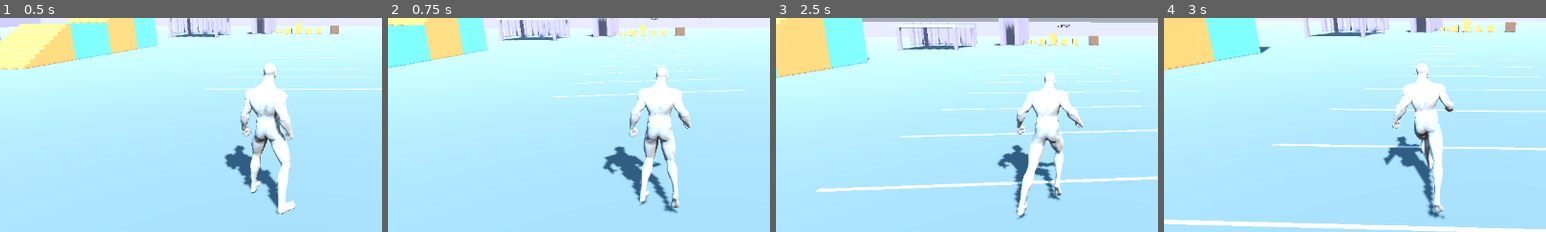
Above: before the commit, frames 1-4 (left to right).
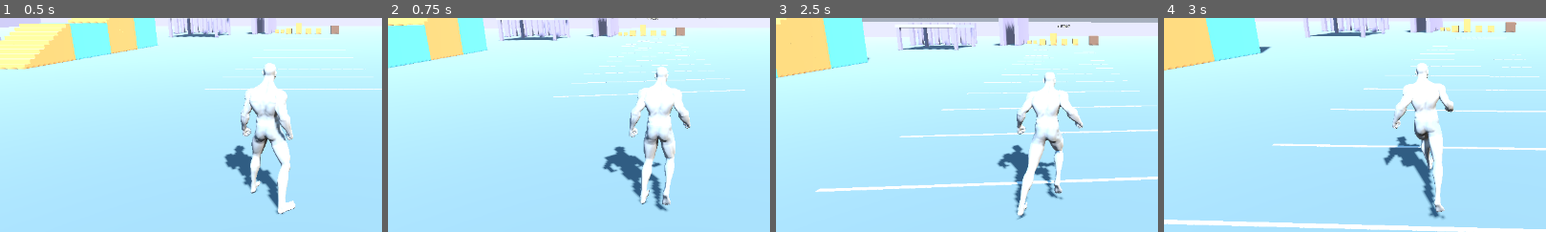
Above: after the commit, the same moments.

Repository: jamesbot2/godot-third-person-demo
Game: Godot game, scene res://scenes/main.tscn
Two runs of this game, one before a commit and one after it. Both use one fixed random seed, a clock stepped at 60 frames per second and the inputs below.
Inputs (mouse positions are % of the whole screen's width and height, from its top left):
- Up to frame 1 (0.5 s): no input
- Up to frame 2 (0.75 s): move the mouse to (55, 49) at 0.52 s; hold W (move_forward) from 0.53 s (still down); hold Right mouse button (aim) from 0.53 s (still down); click (55, 49) at 0.67 s
- Up to frame 3 (2.5 s): keep holding W (move_forward); tap Space (jump) at 0.77, 1.07, 1.52, 1.82 s; tap V (roll) at 0.8, 1.35 s; move the mouse to (45, 50) at 1.27 s; release Right mouse button (aim) at 1.28 s; tap Shift (sprint) at 1.55 s; move the mouse to (52, 48) at 2.02 s; hold Shift (sprint) from 2.03 s (still down); tap Caps Lock (walk_toggle) at 2.3 s
- Up to frame 4 (3 s): keep holding W (move_forward); move the mouse to (49, 51) at 2.77 s; release Shift (sprint) at 2.78 s; tap Caps Lock (walk_toggle) at 2.85 s; click (49, 51) at 2.92 s
The pictures show only the part of the screen within x 9-59%, y 35-85%; the shares and areas given below are measured in that part.

Frame 1 is identical in both runs. In frame 2, 1.3% of the frame differs, in the area x 58-78%, y 22-92%; in frame 3, 0.3%; in frame 4, 0.2%.

Commit message:
Round 3 milestone 2: aimed strafe/backpedal/diagonal + start/stop without foot-lock pops
- FootIK swing release (normal lift-off when the clip foot swings, with a
  lift arc), settle step on stop, planted-foot support height follows fast
  both ways (stairs hover fix), locks pushed out of the obstacle face at
  traverse entry
- core directional locomotion: pelvis orientation warp (92 deg aimed),
  reverse playback for backpedal with hysteresis
- 8 new tests (94 total); core and local-extras 94/94 @30/60/120 Hz
- docs: TEST_REPORT before/after, MOVEMENT_SPEC, ITERATION_LOG, README

Diff:
--- a/scripts/player/character_animator.gd
+++ b/scripts/player/character_animator.gd
@@ -74,6 +74,7 @@
 @export var cadence_curve := PackedVector2Array([Vector2(0.0, 1.4), Vector2(1.0, 1.6),
 	Vector2(1.8, 1.95), Vector2(3.0, 2.4), Vector2(4.2, 2.6), Vector2(6.8, 2.95), Vector2(9.0, 3.2)])
 @export var warp_limit_deg := 70.0
+@export var warp_limit_aim_deg := 92.0
 @export var backward_enter_deg := 115.0
 @export var backward_exit_deg := 95.0
 
@@ -125,6 +126,7 @@
 var cycle_rate := 0.0            # gait cycles per second (signed: <0 = backward)
 var land_weight := 0.0
 var warp_angle := 0.0
+var dir_w := Vector3.ZERO        # debug: (lateral, right, back) weight of the directional mix (extras only)
 
 var character: Node3D
 var skeleton: Skeleton3D
@@ -588,7 +590,9 @@
 	elif not _backward and ad > backward_enter_deg:
 		_backward = true
 	var target_warp := wrapf(theta - PI, -PI, PI) if _backward else theta
-	var lim := deg_to_rad(warp_limit_deg)
+	# aimed (body locked to the camera): the core library has no strafe
+	# clips, so the legs may yaw the full 90 deg (spine counter-twists)
+	var lim := deg_to_rad(warp_limit_aim_deg if _pc.is_aiming else warp_limit_deg)
 	target_warp = clampf(target_warp, -lim, lim) * clampf((v - 0.3) / 0.5, 0.0, 1.0)
 	warp_angle = lerp_angle(warp_angle, target_warp, 1.0 - exp(-12.0 * dt))
 
@@ -597,8 +601,10 @@
 	run_style = smoothstep(4.6, 6.6, v)
 	gait = _solve_gait(stride_need, run_style)
 	var s_blend := _stride_at(gait, run_style)
+	_move_s = lerpf(_move_s, smoothstep(0.08, 0.7, v), 1.0 - exp(-12.0 * dt))
+	# (start/stop: a 1/_move_s cycle speed-up was tried and made lock breaks
+	# worse; start/stop slip is handled by FootIK's swing release + settle)
 	cycle_rate = v / s_blend * (-1.0 if _backward else 1.0)
-	_move_s = lerpf(_move_s, smoothstep(0.08, 0.7, v), 1.0 - exp(-12.0 * dt))
 	var crouch_t := 1.0 if (_pc.is_crouched and p_state == "GROUND") else 0.0
 	_crouch_s = lerpf(_crouch_s, crouch_t, 1.0 - exp(-10.0 * dt))
 	_p("ground/walk_ts/scale", LEN_WALK * cycle_rate)
@@ -700,6 +706,8 @@
 		_plant_set = [false, false]
 		_tr_clip_t = 0.0
 		_vault_tail = false
+	if trav:
+		_keep_locks_off_face()
 	var right := _tr_fwd.cross(Vector3.UP).normalized()
 	var cap_f := cap.dot(_tr_fwd)
 	var tw := [0.0, 0.0]   # target hand weights
@@ -971,6 +979,23 @@
 	return lerpf(_core_lift[i], _core_lift[i + 1], x - i)
 
 
+## While the foot IK fades out at traverse entry a ball that is still pinned
+## from the run-up can sit a few cm past the obstacle face (the clip toe
+## reached into it on the last stride). Slide such locks back onto the floor
+## in front of the face; the clip pose itself is kept out by the root push.
+func _keep_locks_off_face() -> void:
+	if foot_ik == null or foot_ik.weight <= 0.0:
+		return
+	var lim := _tr_edge_f - 0.02
+	for i in 2:
+		if not foot_ik.planted[i]:
+			continue
+		var lp: Vector3 = foot_ik.lock_pos[i]
+		var f := lp.dot(_tr_fwd)
+		if f > lim and lp.y < _tr_top:
+			foot_ik.lock_pos[i] = lp - _tr_fwd * (f - lim)
+
+
 func _drive_traverse_core(dt: float, st: String) -> void:
 	var trav := st == "VAULT" or st == "MANTLE"
 	var cap := _pc.get_global_transform_interpolated().origin
@@ -986,6 +1011,8 @@
 		_plant_set = [false, false]
 		_core_w = [0.0, 0.0]
 		_plan_core_lift(st == "MANTLE", cap)
+	if trav:
+		_keep_locks_off_face()
 	hand_contact = [false, false]
 	_tr_lean = 0.0   # (a modifier lean is not in the pose the post pass reads)
 	if not trav:
@@ -1170,6 +1197,9 @@
 	if _foot_w < 0.002 and foot_t == 0.0:
 		_foot_w = 0.0
 	foot_ik.weight = _foot_w
+	# a pinned ball normally leaves via FootIK's swing release (clip ball
+	# speed / toe-off height); 0.24 m is only the hard safety break
+	foot_ik.max_lock_offset = 0.24
 	foot_ik.dt = dt
 	foot_ik.active = _foot_w > 0.0
 	_drop_s = lerpf(_drop_s, drop_t, 1.0 - exp(-10.0 * dt))
--- a/scripts/player/foot_ik_modifier.gd
+++ b/scripts/player/foot_ik_modifier.gd
@@ -28,7 +28,9 @@
 const ANKLE_MIN := 0.093        # ankle joint -> sole (heel) clearance
 const BALL_MIN := 0.024         # ball joint -> sole clearance
 const PLANT_H := 0.03           # animated contact height to plant
-const RELEASE_H := 0.06         # ... to release
+const RELEASE_H := 0.06         # ... to release (default)
+## release height actually used (the animator lowers it for reverse playback)
+var release_h := RELEASE_H
 const SIDES: Array[String] = ["l", "r"]
 
 ## 0..1 overall weight (animator fades it with the ground state)
@@ -58,6 +60,26 @@
 var plant_w: Array[float] = [0.0, 0.0]
 var pelvis_off := 0.0
 var _init_ground := false
+## swing detection: world-space speed of the UNLOCKED animated ball. In stance
+## the clip ball is (nearly) still in the world; in swing it travels at ~2x
+## body speed. A planted foot is released normally (no break, no pop) once
+## the clip clearly says "swing" even if the ball is still low (toe-off, and
+## reverse playback where the low part of the swing comes first).
+var swing_speed := 1.1
+var _prev_bw: Array[Vector3] = [Vector3.ZERO, Vector3.ZERO]
+var _clip_v: Array[float] = [0.0, 0.0]
+var _prev_root := Vector3.ZERO
+var _root_v := 0.0
+## only near-break stances are released this way; normal stances end on height
+var swing_min_offset := 0.18
+var swing_hold: Array[bool] = [false, false]
+## procedural step arc: a foot that is released while still on the ground
+## (swing release, settle step, lock break) is lifted in proportion to the
+## distance it still has to travel, so it never skates flat across the floor
+var _lift: Array[float] = [0.0, 0.0]
+## settle step (standing still): set when a pinned foot is re-placed onto the
+## idle pose; cleared once it has arrived
+var settle: Array[bool] = [false, false]
 var debug := {}
 
 var _b := {}
@@ -97,6 +119,9 @@
 		cooldown[i] = false
 		offset[i] = Vector3.ZERO
 		plant_w[i] = 0.0
+		swing_hold[i] = false
+		settle[i] = false
+		_clip_v[i] = 0.0
 	pelvis_off = 0.0
 	_init_ground = false
 
@@ -111,6 +136,9 @@
 			cooldown[i] = false
 			offset[i] = Vector3.ZERO
 			plant_w[i] = 0.0
+			swing_hold[i] = false
+			settle[i] = false
+			_clip_v[i] = 0.0
 		pelvis_off = 0.0
 		_init_ground = false
 		debug = {"planted": [false, false], "pelvis": 0.0}
@@ -124,6 +152,11 @@
 	var k_ground := 1.0 - exp(-22.0 * dt)
 	var k_rise := 1.0 - exp(-60.0 * dt)
 	var decay := exp(-11.0 * dt)
+	if _init_ground:
+		var rv := Vector2(xf.origin.x - _prev_root.x, xf.origin.z - _prev_root.z).length() / maxf(dt, 1e-4)
+		_root_v = lerpf(_root_v, rv if rv < 25.0 else _root_v, 1.0 - exp(-20.0 * dt))
+	_prev_root = xf.origin
+	var swing_thr := maxf(swing_speed, 0.5 + 0.6 * _root_v)
 	var tgt: Array[Vector3] = [Vector3.ZERO, Vector3.ZERO]
 	var gnd_n: Array[Vector3] = [Vector3.UP, Vector3.UP]
 	var gball: Array[float] = [0.0, 0.0]
@@ -138,21 +171,45 @@
 		anim_ank[i] = A
 		var hc := minf(B.y - BALL_REST, A.y - ANKLE_REST)
 		var Bw := xf * B
+		var cv := 0.0
+		if _init_ground:
+			cv = Vector2(Bw.x - _prev_bw[i].x, Bw.z - _prev_bw[i].z).length() / maxf(dt, 1e-4)
+			if cv > 25.0:
+				cv = 0.0
+		_prev_bw[i] = Bw
+		_clip_v[i] = lerpf(_clip_v[i], cv, 1.0 - exp(-30.0 * dt))
+		if swing_hold[i] and not settle[i] and (hc > release_h or _clip_v[i] < swing_thr * 0.5 or _root_v < 0.35):
+			swing_hold[i] = false
+		if settle[i] and Vector2(offset[i].x, offset[i].z).length() < 0.01:
+			settle[i] = false
+			swing_hold[i] = false
 		# ---- stance / lock state machine (world space)
-		if cooldown[i] and (hc > RELEASE_H or Vector2(offset[i].x, offset[i].z).length() < 0.03):
+		if cooldown[i] and (hc > release_h or Vector2(offset[i].x, offset[i].z).length() < 0.03):
 			cooldown[i] = false
 		if planted[i]:
 			var o: Vector3 = lock_pos[i] - Bw
 			o.y = 0.0
 			var yaw_d := absf(wrapf(sk_yaw - lock_yaw[i], -PI, PI))
-			if hc > RELEASE_H or not lock_enabled or weight < 0.5:
+			if hc > release_h or not lock_enabled or weight < 0.5:
 				planted[i] = false
+			elif _root_v >= 0.35 and absf(ground_s[i]) < 0.05 and o.length() > swing_min_offset and (_clip_v[i] > swing_thr or hc > PLANT_H):
+				planted[i] = false
+				swing_hold[i] = true
+			elif _root_v < 0.35 and (o.length() > 0.2 or (o.length() > 0.05 and _clip_v[i] < 0.3)):
+				# standing still: keep the foot pinned while the clip blends
+				# into idle, then re-place it with a small procedural step
+				# (lifted arc) instead of skating it across the floor
+				planted[i] = false
+				swing_hold[i] = true
+				settle[i] = true
 			elif o.length() > max_lock_offset or yaw_d > max_lock_yaw or ground_s[i] < -max_lock_drop:
 				planted[i] = false
 				cooldown[i] = true
+				if OS.has_environment("FOOTIK_DEBUG"):
+					print("FOOTIK break ", s, " off=%.3f yaw=%.2f drop=%.2f cv=%.2f thr=%.2f rv=%.2f hc=%.3f" % [o.length(), yaw_d, ground_s[i], _clip_v[i], swing_thr, _root_v, hc])
 			else:
 				offset[i] = o
-		elif lock_enabled and weight >= 0.5 and not cooldown[i] and hc < PLANT_H:
+		elif lock_enabled and weight >= 0.5 and not cooldown[i] and not swing_hold[i] and hc < PLANT_H:
 			planted[i] = true
 			lock_pos[i] = Bw + offset[i]
 			lock_yaw[i] = sk_yaw
@@ -179,7 +236,10 @@
 		else:
 			# rise fast (a step edge under the foot must never be entered),
 			# fall at the normal rate
-			ground_s[i] = lerpf(ground_s[i], support, k_rise if support > ground_s[i] else k_ground)
+			# (a PLANTED foot follows both ways at the fast rate: with the slow fall
+			# a pinned ball on a stair tread hovered up to 8 cm while the
+			# visual root rose onto the next step)
+			ground_s[i] = lerpf(ground_s[i], support, k_rise if (support > ground_s[i] or planted[i]) else k_ground)
 		gank[i] = ga
 		gball[i] = gb
 		gnd_n[i] = nrm
@@ -193,11 +253,20 @@
 		# ---- target ankle (skeleton space)
 		var lo := inv.basis * ow
 		var lift := 0.0
-		if cooldown[i]:
-			lift = minf(0.05, Vector2(ow.x, ow.z).length() * 0.4)
+		var lift_t := 0.0
+		if swing_hold[i]:
+			lift_t = minf(0.07, Vector2(ow.x, ow.z).length() * 0.6 + 0.03 * _clip_v[i])
+		elif cooldown[i]:
+			lift_t = minf(0.05, Vector2(ow.x, ow.z).length() * 0.4)
+		_lift[i] = lerpf(_lift[i], lift_t, 1.0 - exp(-30.0 * dt))
+		lift = _lift[i]
 		var t := A + Vector3(lo.x, 0.0, lo.z)
-		t.y = A.y + ground_s[i] + lift
-		t.y = maxf(t.y, ga + ANKLE_MIN)
+		# break lift rides on the animated ankle (as before); the step arc of a
+		# swing/settle release is added on top of the ground clamp so the
+		# foot really leaves the floor
+		var arc := lift if swing_hold[i] else 0.0
+		t.y = A.y + ground_s[i] + (lift - arc)
+		t.y = maxf(t.y, ga + ANKLE_MIN) + arc
 		var req := gb + BALL_MIN
 		if t.y + v.y < req and v.length() > 0.01:
 			var e0 := asin(clampf(v.y / v.length(), -1.0, 1.0))
--- a/tests/run_tests.gd
+++ b/tests/run_tests.gd
@@ -93,7 +93,7 @@
 	print("METRIC|%s|%.4f" % [name, v])
 
 
-const EXPECTED_TOTAL := 86
+const EXPECTED_TOTAL := 94
 
 
 func want(name: String) -> bool:
@@ -1026,6 +1026,52 @@
 		release_all()
 		if spec[0] == "walk":
 			press("walk_toggle"); await tick(); release("walk_toggle")
+	# start / stop transitions: idle -> walk/jog -> idle. Foot locks must not
+	# break (a break = the pinned foot visibly slides back to the clip pose)
+	# and planted feet must not skate while the body accelerates/brakes.
+	for spec in [["walk", true], ["jog", false]]:
+		await place(Vector3(4, 0.02, 20))
+		await tick(secs(0.6))
+		var fk = _anim.foot_ik
+		var breaks := [0, 0]
+		var slips: Array[float] = []
+		var prev := {}
+		for phase in 2:
+			if phase == 0:
+				press("move_forward")
+				if spec[1]:
+					press("walk_toggle"); await tick(); release("walk_toggle")
+			else:
+				release("move_forward")
+			for n in secs(1.2):
+				var was_cd: Array = fk.cooldown.duplicate()
+				await tick()
+				for k in 2:
+					if fk.cooldown[k] and not was_cd[k]:
+						breaks[phase] += 1
+				var floor_y := pc.global_position.y
+				var lo := ""
+				var lo_y := INF
+				for b in ["ball_l", "ball_r"]:
+					var bp := _bone_world(b)
+					if bp.y < lo_y:
+						lo_y = bp.y
+						lo = b
+				for b in ["ball_l", "ball_r"]:
+					var bp := _bone_world(b)
+					if prev.has(b) and b == lo and bp.y - floor_y < 0.035:
+						slips.append(Vector2(bp.x - prev[b].x, bp.z - prev[b].z).length() * hz)
+					prev[b] = bp
+		release_all()
+		if spec[1]:
+			press("walk_toggle"); await tick(); release("walk_toggle")
+		slips.sort()
+		var med := slips[slips.size() / 2] if slips.size() > 0 else -1.0
+		var p90 := slips[int(slips.size() * 0.9)] if slips.size() > 0 else -1.0
+		metric("anim_startstop_%s_breaks" % spec[0], breaks[0] + breaks[1])
+		metric("anim_startstop_%s_slip_p90" % spec[0], p90)
+		check("anim_startstop_%s" % spec[0], breaks[0] + breaks[1] == 0 and med < 0.05 and p90 < 0.5,
+			"lock breaks start=%d stop=%d  planted slip med=%.3f p90=%.2f m/s n=%d" % [breaks[0], breaks[1], med, p90, slips.size()])
 	# feet on uneven ground: stairs up/down and a 20 deg ramp up/down
 	for spec in [["stairs", Vector3(L.STAIR_X, 0.02, L.STAIR_Z0 + 1.5), 6.5], ["ramp20", Vector3(L.ramp_x(1), 0.02, L.RAMP_Z0 + 1.5), 5.0]]:
 		await place(spec[1])
@@ -1051,6 +1097,92 @@
 		# a released trailing foot briefly hangs ~5-6 cm while it catches up (measured, documented)
 		check("anim_feet_%s" % spec[0], gaps.size() > secs(1.0) and pen < 0.02 and fmed < 0.02 and fp90 < 0.07,
 			"lowest-foot sole gap over ground: median=%.3f m p90=%.3f m  max penetration=%.3f m  n=%d max_y=%.2f" % [fmed, fp90, pen, gaps.size(), maxf(g["max_y"], g2["max_y"])])
+	# aimed strafe / backpedal / diagonal: the body faces the camera and the
+	# legs carry it in the movement direction. Core library has no directional
+	# clips: legs = forward cycle with the pelvis yawed toward the movement
+	# (orientation warp, spine counter-twists) or reverse playback for
+	# backpedal. Two passes:
+	#  1. foot IK off -> "clip slip" metric only (how well the warped clip
+	#     matches the ground motion before IK; reported, not gated)
+	#  2. foot IK on (shipping config): planted-ball slip < 10 % of speed, no
+	#     drift, no lock breaks (visible pops), face error < 10 deg, legs
+	#     pointing within 25 deg of the movement (or its reverse)
+	for spec in [["aim_fwd", ["move_forward"]], ["strafe_left", ["move_left"]], ["strafe_right", ["move_right"]],
+			["backpedal", ["move_back"]], ["diag_fl", ["move_forward", "move_left"]], ["diag_br", ["move_back", "move_right"]]]:
+		var res := {}
+		for pass_ik in [false, true]:
+			await place(Vector3(4, 0.02, 20))
+			_anim.foot_ik_enabled = pass_ik
+			press("aim")
+			await tick(secs(0.3))
+			for a in spec[1]:
+				press(a)
+			await tick(secs(1.2))
+			var fk = _anim.foot_ik
+			var prev := {}
+			var slips: Array[float] = []
+			var drift := 0.0
+			var pops := 0
+			var max_face := 0.0
+			var max_leg := 0.0
+			var tp_ok := true
+			var vs := 0.0
+			var n_s := secs(1.2)
+			for n in n_s:
+				var was_cd: Array = fk.cooldown.duplicate()
+				await tick()
+				var hv := pc.velocity * Vector3(1, 0, 1)
+				var mdir := hv.normalized()
+				var floor_y := pc.global_position.y
+				var lo := ""
+				var lo_y := INF
+				for b in ["ball_l", "ball_r"]:
+					var bp := _bone_world(b)
+					if bp.y < lo_y:
+						lo_y = bp.y
+						lo = b
+				for b in ["ball_l", "ball_r"]:
+					var bp := _bone_world(b)
+					if prev.has(b) and b == lo and bp.y - floor_y < 0.035:
+						var dv: Vector3 = (bp - prev[b]) * hz
+						slips.append(Vector2(dv.x, dv.z).length())
+						drift += dv.dot(mdir)
+					prev[b] = bp
+				for k in 2:
+					if fk.cooldown[k] and not was_cd[k]:
+						pops += 1
+				max_face = maxf(max_face, absf(rad_to_deg(wrapf(pc.facing_yaw - pc.get_camera_yaw(), -PI, PI))))
+				# leg heading = facing + warp; compare with movement (mod 180 for reverse playback)
+				if hv.length() > 0.5:
+					var mv_yaw := atan2(-hv.x, -hv.z)
+					var leg_yaw: float = pc.facing_yaw + _anim.warp_angle
+					var e := absf(wrapf(mv_yaw - leg_yaw, -PI, PI))
+					e = minf(e, PI - e)
+					max_leg = maxf(max_leg, rad_to_deg(e))
+				vs += hv.length() / n_s
+				if not _not_tpose():
+					tp_ok = false
+			release_all()
+			await tick()
+			slips.sort()
+			var key := "ik_" if pass_ik else "fk_"
+			res[key + "med"] = slips[slips.size() / 2] if slips.size() > 0 else -1.0
+			res[key + "p90"] = slips[int(slips.size() * 0.9)] if slips.size() > 0 else -1.0
+			res[key + "drift"] = drift / maxf(slips.size(), 1)
+			res[key + "n"] = slips.size()
+			if pass_ik:
+				res["v"] = vs
+				res["pops"] = pops
+				res["face"] = max_face
+				res["leg"] = max_leg
+				res["tp"] = tp_ok
+		_anim.foot_ik_enabled = true
+		metric("anim_%s_clip_slip_med" % spec[0], res["fk_med"])
+		metric("anim_%s_slip_med" % spec[0], res["ik_med"])
+		metric("anim_%s_lock_pops" % spec[0], res["pops"])
+		metric("anim_%s_leg_err_deg" % spec[0], res["leg"])
+		check("anim_%s" % spec[0], res["tp"] and res["ik_n"] > secs(0.3) and res["ik_med"] < 0.1 * res["v"] and absf(res["ik_drift"]) < 0.15 * res["v"] and res["pops"] == 0 and res["face"] < 10.0 and res["leg"] < 25.0,
+			"v=%.2f IK on: slip med=%.3f m/s (%.0f%% of v) p90=%.2f drift=%.2f pops=%d face_err=%.1fdeg leg_err=%.0fdeg n=%d | IK off: clip slip med=%.2f (%.0f%%) drift=%.2f" % [res["v"], res["ik_med"], 100.0 * res["ik_med"] / maxf(res["v"], 0.01), res["ik_p90"], res["ik_drift"], res["pops"], res["face"], res["leg"], res["ik_n"], res["fk_med"], 100.0 * res["fk_med"] / maxf(res["v"], 0.01), res["fk_drift"]])
 	# jump -> air -> land
 	await place(Vector3(0, 0.02, 4))
 	press("jump"); await tick(); release("jump")
Not shown, changed: tests/results/headless_120hz.txt
Not shown, changed: tests/results/headless_120hz_local_extras.txt
Not shown, changed: tests/results/headless_30hz.txt
Not shown, changed: tests/results/headless_30hz_local_extras.txt
Not shown, changed: tests/results/headless_60hz.txt
Not shown, changed: tests/results/headless_60hz_local_extras.txt
Not shown, changed: ITERATION_LOG.md
Not shown, changed: MOVEMENT_SPEC.md
Not shown, changed: TEST_REPORT.md
